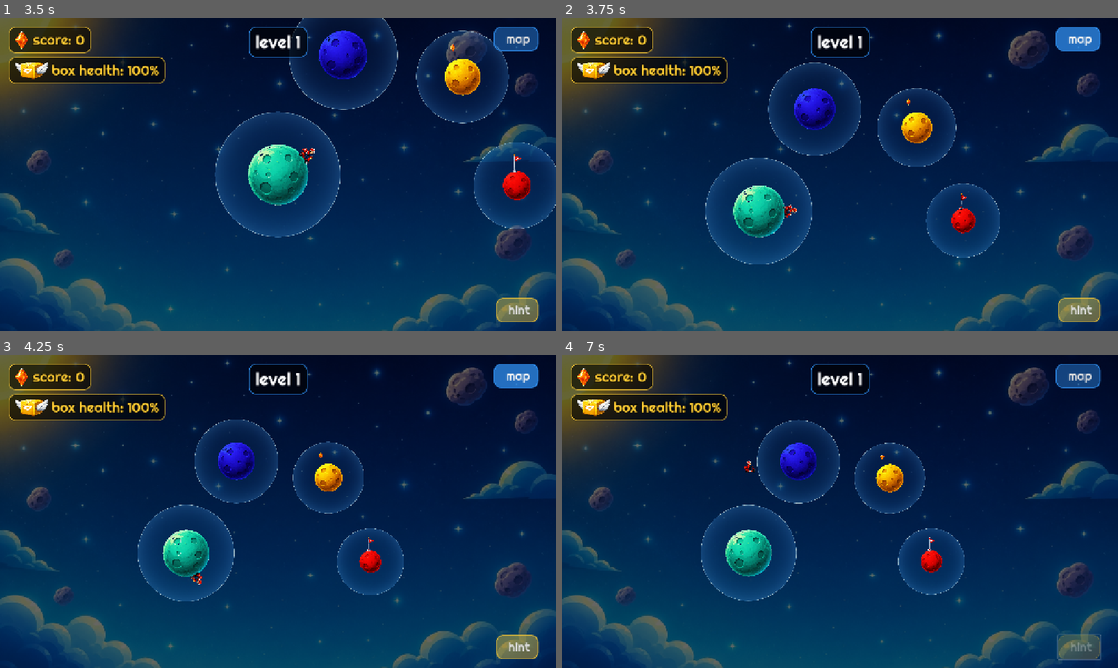
Above: before the commit, frames 1-4 (two rows, left to right).
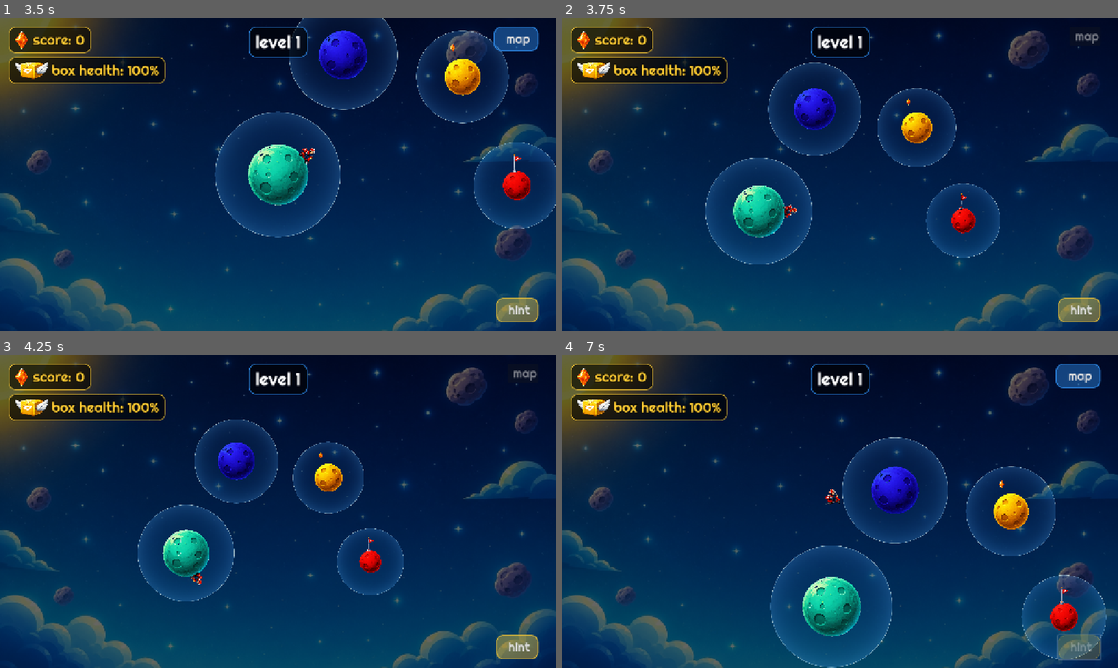
Above: after the commit, the same moments.

Repository: PandiaJason/classic
Game: Godot game, scene res://scenes/splash_screen.tscn
The game is run twice, just before and just after one commit, with the same random seed, the same clock (stepped at 60 frames per second) and the same inputs. Sound files missing from this copy of the repository are replaced by a short silence.
Inputs:
- Up to frame 1 (3.5 s): tap Enter (ui_accept) at 0.5, 0.77, 1.25, 1.52 s; hold Right (ui_right) 0.53-2 s; click "start" at 2 s; click "1" at 2.75 s
- Up to frame 2 (3.75 s): click "map" at 3.5 s
- Up to frame 3 (4.25 s): no input
- Up to frame 4 (7 s): click "hint" at 4.25 s; hold Left (ui_left) 5.03-5.78 s; hold Right (ui_right) from 5.78 s (still down); tap Enter (ui_accept) at 6.02, 6.77 s

Frame 1 is identical in both runs. In frame 2, 0.6% of the frame differs, in the area x 88-97%, y 2-11%; in frame 3, 0.6%; in frame 4, 14%, in the area x 25-98%, y 20-100%.

Commit message:
Map: auto-return after 3 seconds. Hint: only usable while on a planet.

Diff:
--- a/scripts/in_game_ui.gd
+++ b/scripts/in_game_ui.gd
@@ -181,6 +181,9 @@
 func _on_hint_pressed():
 	if hint_used:
 		return
+	# Only allow hint while riding a planet
+	if not is_instance_valid(player) or player.current_planet == null:
+		return
 	hint_used = true
 	if is_instance_valid(player):
 		player.show_trajectory = true
@@ -192,4 +195,13 @@
 	pass # Trajectory stays visible until player lands
 
 func _on_view_map_pressed():
-	is_viewing_map = !is_viewing_map
+	if is_viewing_map:
+		return # Already viewing, ignore
+	is_viewing_map = true
+	view_map_btn.disabled = true
+	# Auto-return after 3 seconds
+	var timer = get_tree().create_timer(3.0)
+	timer.timeout.connect(func():
+		is_viewing_map = false
+		view_map_btn.disabled = false
+	)
